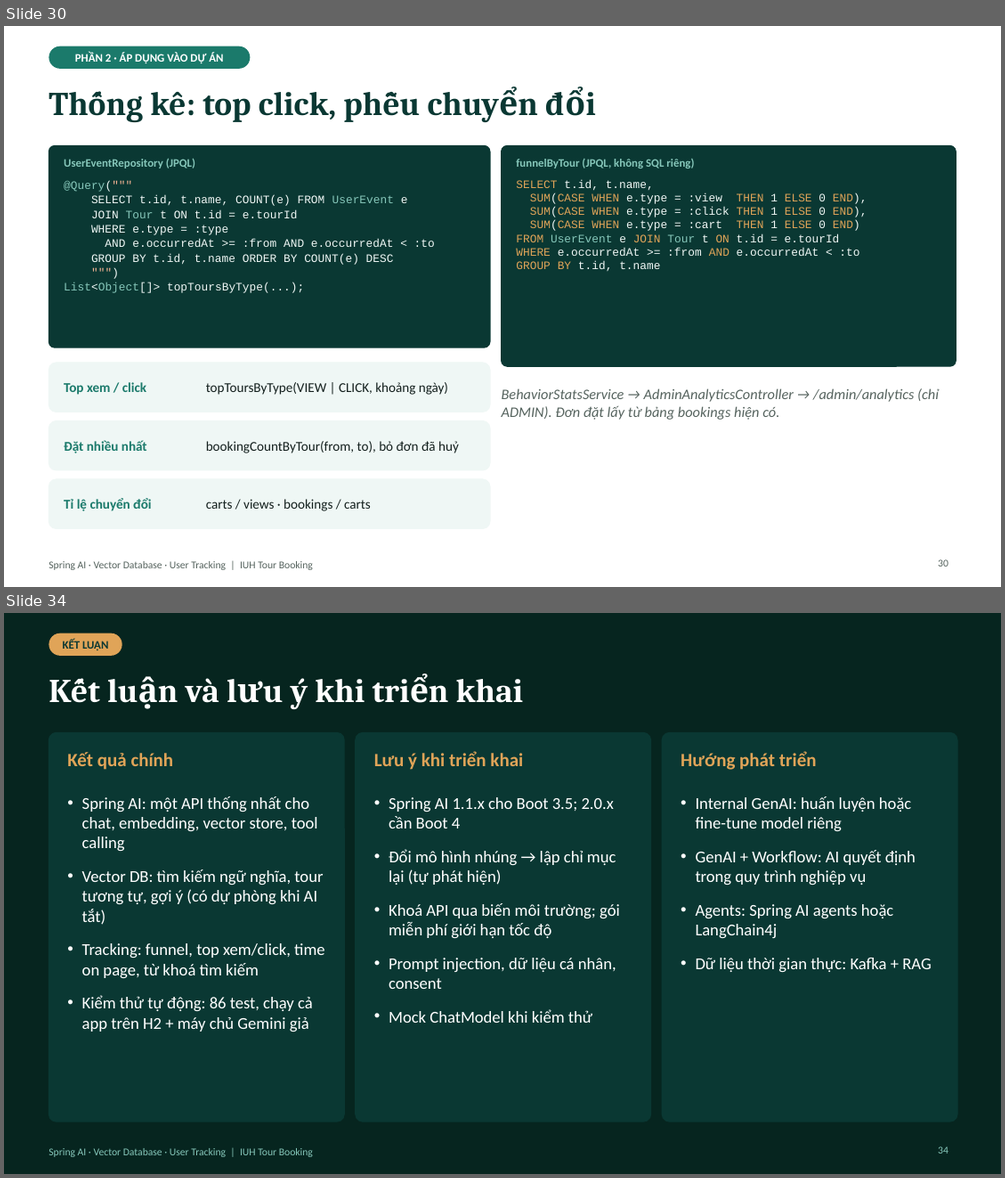
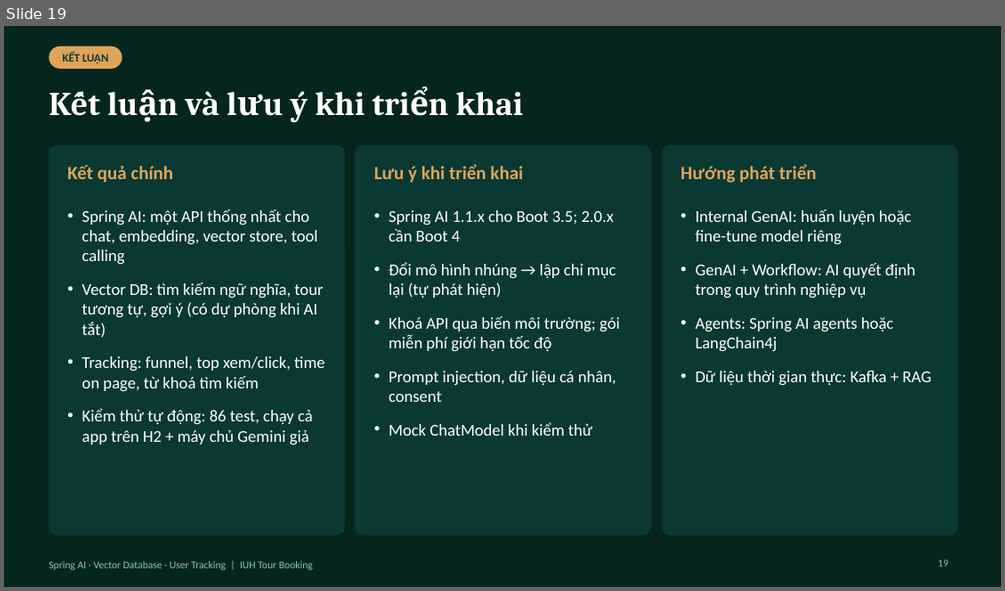
Before and after one commit to kanele05/project_www, a slide deck: docs/presentation/SpringAI_VectorDB_UserTracking.pptx. Shown one above the other, each under a label of ours: slides 30 and 34 before the commit, slide 19 after it; the slides between them are not shown. The pictures are 1005x1178 and 1005x591 pixels, drawn with LibreOffice and Linux fonts; fonts in the diff are those of the drawing. Boxes give left, top, right and bottom in pixels: in the first picture for what was removed or moved away, otherwise in the second. Text is boxed around its words. In the diff, an @@ line names an element or a change of style, - is before the commit and + after.

```diff
--- a/docs/presentation/SpringAI_VectorDB_UserTracking.pptx
+++ b/docs/presentation/SpringAI_VectorDB_UserTracking.pptx
@@ slide 30 removed at (4,26,1001,587), background #FFFFFF @@
@@ rounded rectangle removed at (48,46,250,69) @@
-PHẦN 2 · ÁP DỤNG VÀO DỰ ÁN
@@ title removed at (150,92,420,122) @@
-Thống kê: top click, phễu chuyển đổi
@@ rounded rectangle removed at (48,145,490,347) @@
@@ text removed at (64,158,195,168) @@
-UserEventRepository (JPQL)
@@ rounded rectangle removed at (502,145,956,366) @@
@@ text removed at (516,159,694,168) @@
-funnelByTour (JPQL, không SQL riêng)
@@ text removed at (64,181,435,293) @@
-@Query("""
-SELECT t.id, t.name, COUNT(e) FROM UserEvent e
-JOIN Tour t ON t.id = e.tourId
-WHERE e.type = :type
-AND e.occurredAt >= :from AND e.occurredAt < :to
-GROUP BY t.id, t.name ORDER BY COUNT(e) DESC
-""")
-List<Object[]> topToursByType(...);
@@ text removed at (516,180,867,271) @@
-SELECT t.id, t.name,
-SUM(CASE WHEN e.type = :view THEN 1 ELSE 0 END),
-SUM(CASE WHEN e.type = :click THEN 1 ELSE 0 END),
-SUM(CASE WHEN e.type = :cart THEN 1 ELSE 0 END)
-FROM UserEvent e JOIN Tour t ON t.id = e.tourId
-WHERE e.occurredAt >= :from AND e.occurredAt < :to
-GROUP BY t.id, t.name
@@ rounded rectangle removed at (48,362,490,412) @@
@@ text removed at (64,382,146,394) @@
-Top xem / click
@@ text removed at (206,382,448,394) @@
-topToursByType(VIEW | CLICK, khoảng ngày)
@@ text removed at (502,388,938,419) @@
-BehaviorStatsService → AdminAnalyticsController → /admin/analytics (chỉ ADMIN). Đơn đặt lấy từ bảng bookings hiện có.
@@ rounded rectangle removed at (48,421,490,470) @@
@@ text removed at (64,440,147,453) @@
-Đặt nhiều nhất
@@ text removed at (206,441,459,453) @@
-bookingCountByTour(from, to), bỏ đơn đã huỷ
@@ rounded rectangle removed at (48,479,490,529) @@
@@ text removed at (64,498,151,511) @@
-Tỉ lệ chuyển đổi
@@ text removed at (206,499,371,511) @@
-carts / views · bookings / carts
@@ page number removed at (938,559,948,566) @@
-30
@@ text removed at (48,561,313,570) @@
-Spring AI · Vector Database · User Tracking | IUH Tour Booking
@@ what was slide 34 is now slide 19 @@
@@ page number at (938,559,948,566): text changed @@
-34
+19
```
Also in this commit, not shown: 18 slides changed, 14 other slides removed.
